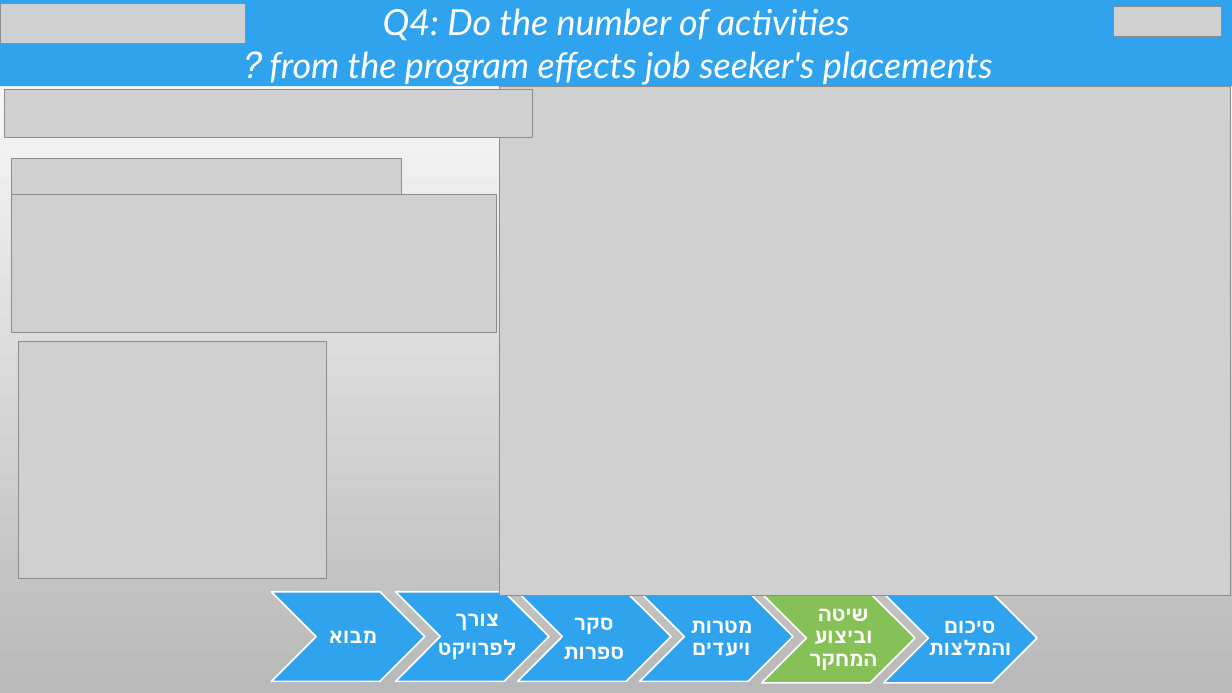
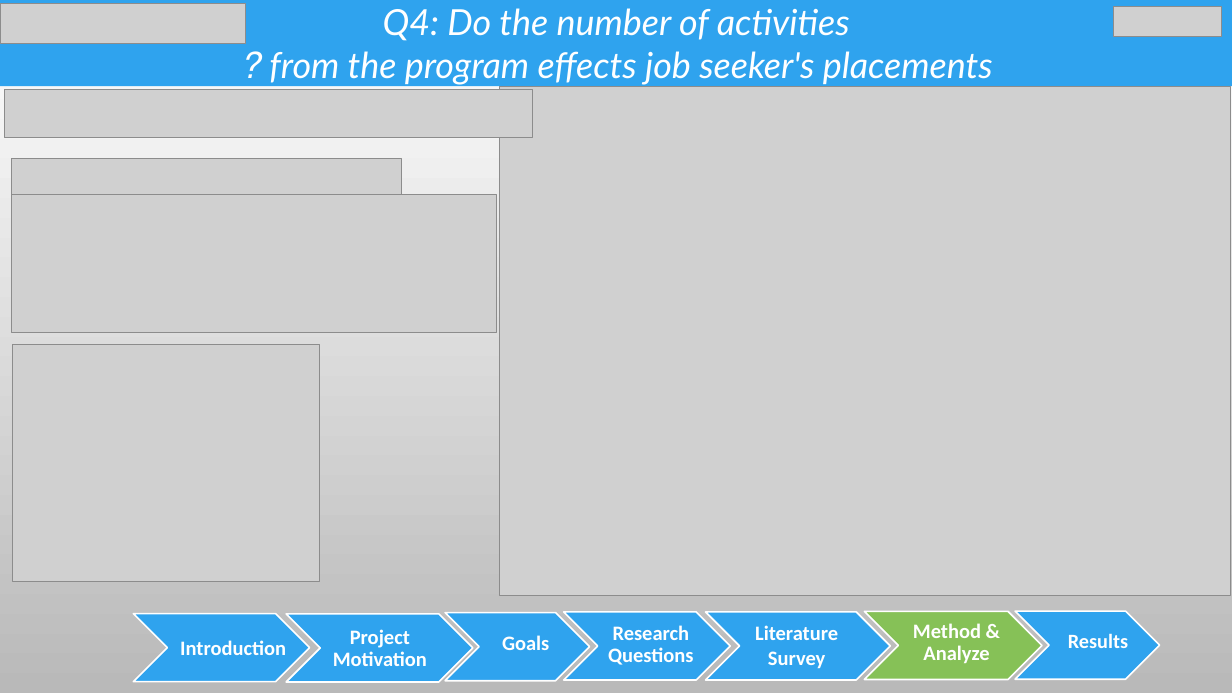
Before and after one commit to chen890/Final-Research-Project---IES, a slide deck: slide 22 of English Final Project.pptx. Drawn at 1232x693 pixels with LibreOffice and Linux fonts; fonts in the diff are those of the drawing; grey boxes stand for pictures; background and template pictures are left out. Boxes give left, top, right and bottom in pixels: in the first picture for what was removed or moved away, otherwise in the second. Text is boxed around its words. In the diff, an @@ line names an element or a change of style, - is before the commit and + after.

```diff
--- a/English Final Project.pptx
+++ b/English Final Project.pptx
@@ picture: place and size @@
-picture at [18,341,326,579]
+picture at [12,345,320,582]
@@ chevron added at [133,614,310,682], fill #2FA3EE, outline #FFFFFF 1.25 pt @@
@@ chevron: place and size @@
-chevron at [272,592,425,681]
+chevron at [287,614,473,682]
@@ text added at [333,629,427,666], 16 pt, text #FFFFFF, bold @@
+Project Motivation
@@ text removed at [438,613,517,659] @@
-צורך
-לפרויקט
@@ chevron: place and size @@
-chevron at [396,592,549,681]
+chevron at [445,613,590,681]
@@ text removed at [563,617,624,659] @@
-סקר
-ספרות
@@ chevron: place and size @@
-chevron at [518,592,671,681]
+chevron at [564,612,730,680]
@@ text added at [608,625,693,665], 16 pt, text #FFFFFF, bold @@
+Research Questions
@@ text removed at [690,620,752,656] @@
-מטרות ויעדים
@@ chevron: place and size @@
-chevron at [640,592,793,681]
+chevron at [706,612,891,680]
@@ text added at [755,625,838,669], 16 pt, text #FFFFFF, bold @@
+Literature Survey
@@ text removed at [809,608,877,670] @@
-שיטה וביצוע המחקר
@@ chevron: place and size @@
-chevron at [762,593,915,683]
+chevron at [865,612,1043,680]
@@ text added at [913,623,989,663], 16 pt, text #FFFFFF, bold @@
+Method & Analyze
@@ text removed at [928,621,1011,655] @@
-סיכום והמלצות
@@ chevron: place and size @@
-chevron at [884,593,1037,683]
+chevron at [1016,611,1160,679]
@@ text added at [180,640,286,655], 16 pt, text #FFFFFF, bold @@
+Introduction
@@ text removed at [329,630,377,643] @@
-מבוא
@@ text added at [502,635,549,650], 16 pt, text #FFFFFF, bold @@
+Goals
@@ text added at [1068,633,1128,648], 15.8 pt, text #FFFFFF, bold @@
+Results
```
Also in this commit, not shown: 26 other slides changed, 1 other file.
